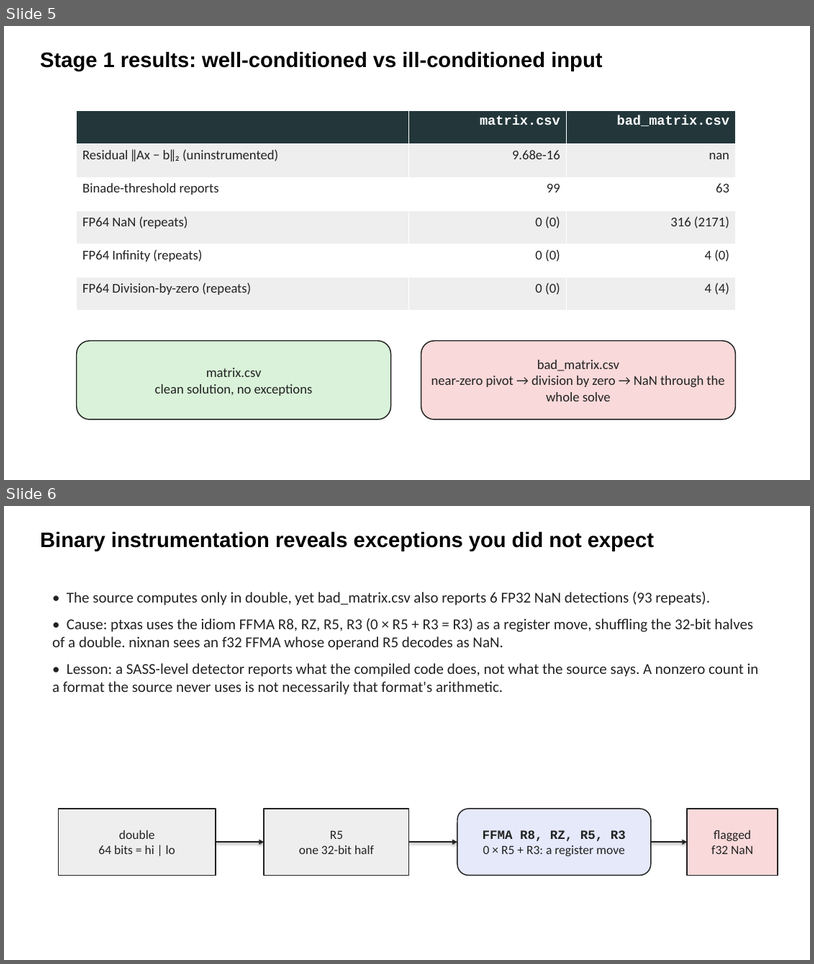
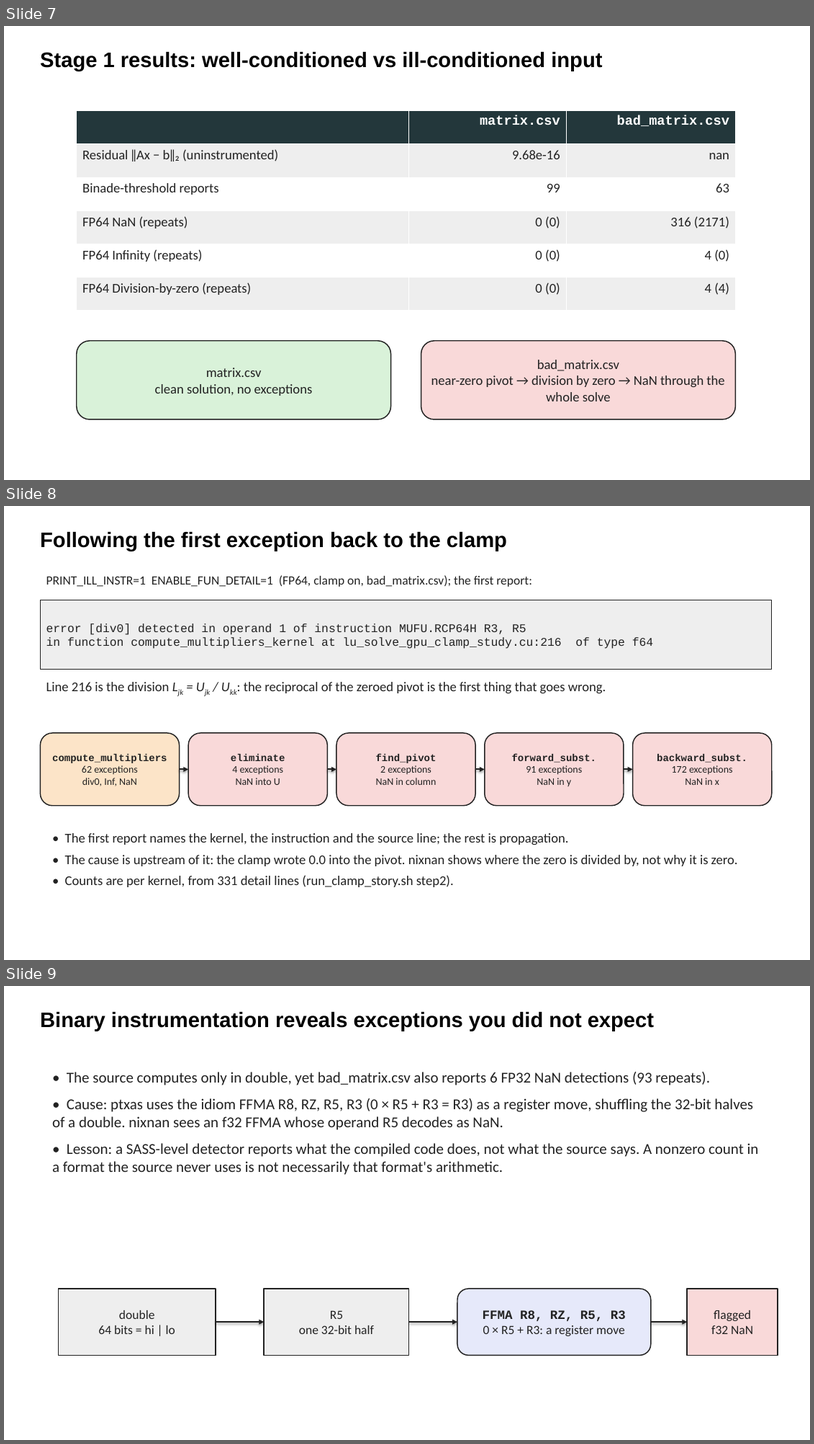
Before and after one commit to parfloat/SC26-Tutorial, a slide deck: lu_solve_gpu/LU_Slides.pptx. Shown one above the other, each under a label of ours: slides 5 and 6 before the commit, slides 7, 8 and 9 after it. The pictures are 814x964 and 814x1444 pixels, drawn with LibreOffice and Linux fonts; fonts in the diff are those of the drawing. Boxes give left, top, right and bottom in pixels: in the first picture for what was removed or moved away, otherwise in the second. Text is boxed around its words. In the diff, an @@ line names an element or a change of style, - is before the commit and + after.

```diff
--- a/lu_solve_gpu/LU_Slides.pptx
+++ b/lu_solve_gpu/LU_Slides.pptx
@@ slide 8 added at bbox=[4, 506, 810, 960], background #FFFFFF @@
@@ text added at bbox=[40, 532, 507, 551], 25 pt, text #000000, bold @@
+Following the first exception back to the clamp
@@ text added at bbox=[46, 575, 532, 587], 15 pt, text #222222 @@
+PRINT_ILL_INSTR=1 ENABLE_FUN_DETAIL=1 (FP64, clamp on, bad_matrix.csv); the first report:
@@ rectangle added at bbox=[40, 600, 772, 669], fill #EEEEEE, outline #222222 0.75 pt, 14 pt, text #222222 @@
+error [div0] detected in operand 1 of instruction MUFU.RCP64H R3, R5
+in function compute_multipliers_kernel at lu_solve_gpu_clamp_study.cu:216 of type f64
@@ text added at bbox=[46, 682, 607, 693], 16 pt, text #222222 @@
+Line 216 is the division Ljk = Ujk / Ukk: the reciprocal of the zeroed pivot is the first thing that goes wrong.
@@ rounded rectangle added at bbox=[40, 733, 180, 806], fill #FCE4C8, outline #222222 1.25 pt, 12 pt, text #222222 @@
+compute_multipliers
+62 exceptions
+div0, Inf, NaN
@@ rounded rectangle added at bbox=[188, 733, 328, 806], fill #F9D9D9, outline #222222 1.25 pt, 12 pt, text #222222 @@
+eliminate
+4 exceptions
+NaN into U
@@ rounded rectangle added at bbox=[337, 733, 476, 806], fill #F9D9D9, outline #222222 1.25 pt, 12 pt, text #222222 @@
+find_pivot
+2 exceptions
+NaN in column
@@ rounded rectangle added at bbox=[485, 733, 624, 806], fill #F9D9D9, outline #222222 1.25 pt, 12 pt, text #222222 @@
+forward_subst.
+91 exceptions
+NaN in y
@@ rounded rectangle added at bbox=[633, 733, 772, 806], fill #F9D9D9, outline #222222 1.25 pt, 12 pt, text #222222 @@
+backward_subst.
+172 exceptions
+NaN in x
@@ arrow added from (180, 769) to (188, 769), #222222 1.75 pt @@
@@ arrow added from (328, 769) to (337, 769), #222222 1.75 pt @@
@@ arrow added from (476, 769) to (485, 769), #222222 1.75 pt @@
@@ arrow added from (624, 769) to (633, 769), #222222 1.75 pt @@
@@ text added at bbox=[65, 833, 738, 887], 16 pt, text #222222 @@
+• The first report names the kernel, the instruction and the source line; the rest is propagation.
+• The cause is upstream of it: the clamp wrote 0.0 into the pivot. nixnan shows where the zero is divided by, not why it is zero.
+• Counts are per kernel, from 331 detail lines (run_clamp_story.sh step2).
@@ what was slide 5 is now slide 7 @@
@@ what was slide 6 is now slide 9 @@
```
Also in this commit, not shown: 4 other slides added, 44 other files.
